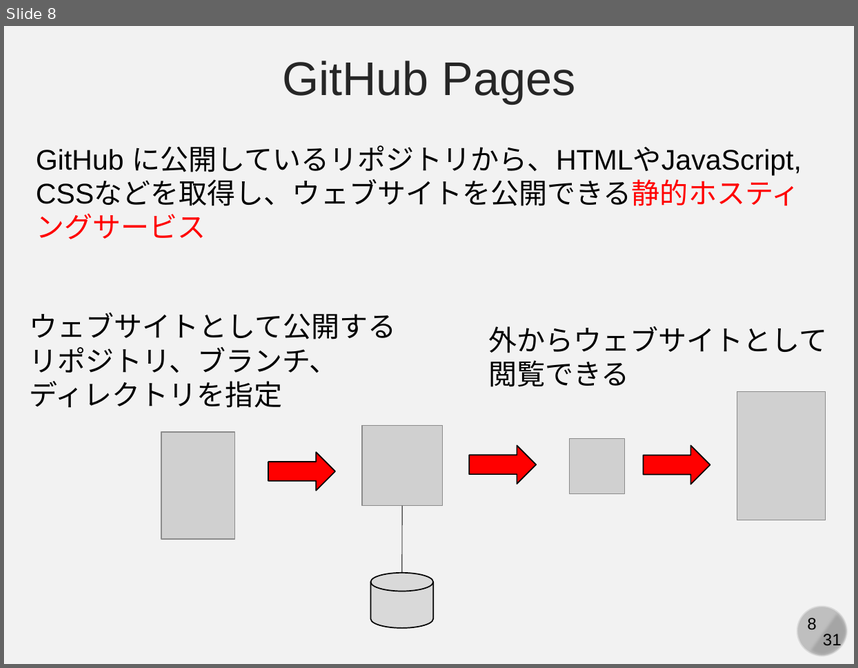
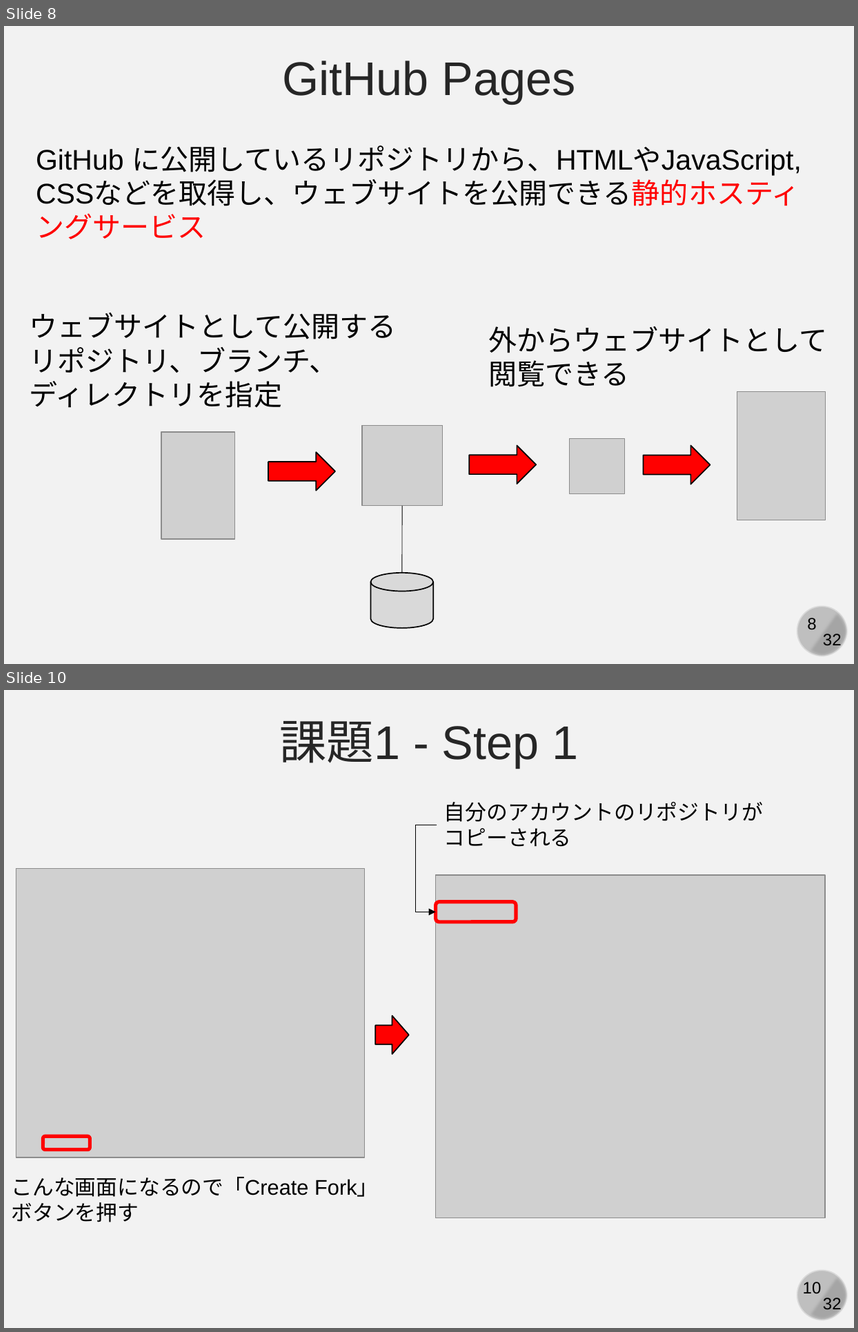
Before and after one commit to kaityo256/github, a slide deck: practice_github_advanced/fig/slide.pptx. Shown one above the other, each under a label of ours: slide 8 before the commit, slides 8 and 10 after it; the slides between them are not shown. The pictures are 858x668 and 858x1332 pixels, drawn with LibreOffice and Linux fonts; fonts in the diff are those of the drawing; grey boxes stand for pictures. Boxes give left, top, right and bottom in pixels: in the first picture for what was removed or moved away, otherwise in the second. Text is boxed around its words. In the diff, an @@ line names an element or a change of style, - is before the commit and + after.

```diff
--- a/practice_github_advanced/fig/slide.pptx
+++ b/practice_github_advanced/fig/slide.pptx
@@ slide 10 added at (x1=4, y1=690, x2=854, y2=1328), background #F2F2F2; not listed: 4 template elements that a slide beside it also shows @@
@@ text added at (x1=279, y1=721, x2=578, y2=767), 40 pt, text #262626 @@
+課題1 - Step 1
@@ text added at (x1=444, y1=802, x2=763, y2=847), 18 pt, text #000000 @@
+自分のアカウントのリポジトリが
+コピーされる
@@ elbow arrow added from (437, 825) to (436, 912), #000000 0.5 pt @@
@@ picture added at (x1=16, y1=869, x2=363, y2=1158) @@
@@ picture added at (x1=436, y1=876, x2=825, y2=1218) @@
@@ rounded rectangle added at (x1=436, y1=902, x2=516, y2=922), outline #FF0000 3 pt @@
@@ right arrow added at (x1=375, y1=1016, x2=408, y2=1054), fill #FF0000, outline #000000 1 pt @@
@@ rounded rectangle added at (x1=43, y1=1136, x2=90, y2=1150), outline #FF0000 3 pt @@
@@ text added at (x1=11, y1=1176, x2=378, y2=1222), 18 pt, text #000000 @@
+こんな画面になるので「Create Fork」
+ボタンを押す
@@ slide 8 changed as well @@
@@ text at (x1=823, y1=633, x2=842, y2=649): text changed @@
-31
+32
```
Also in this commit, not shown: 29 other slides changed, 1 other slide added, 1 slide removed, 2 other files.
